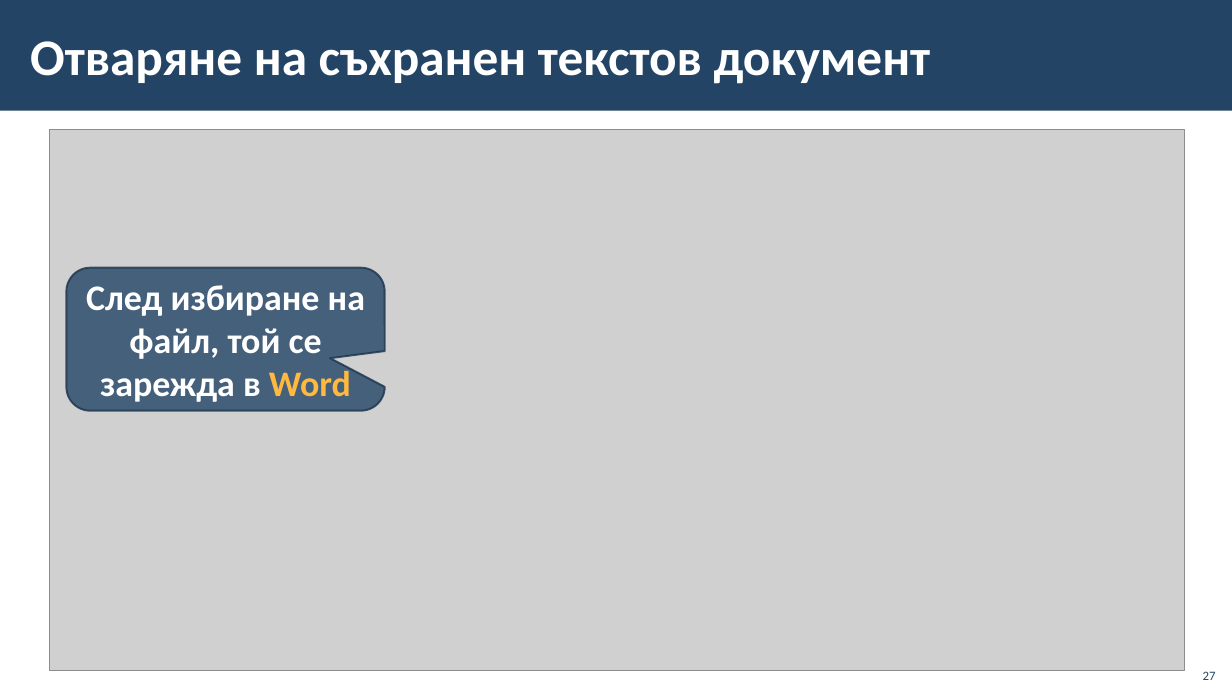
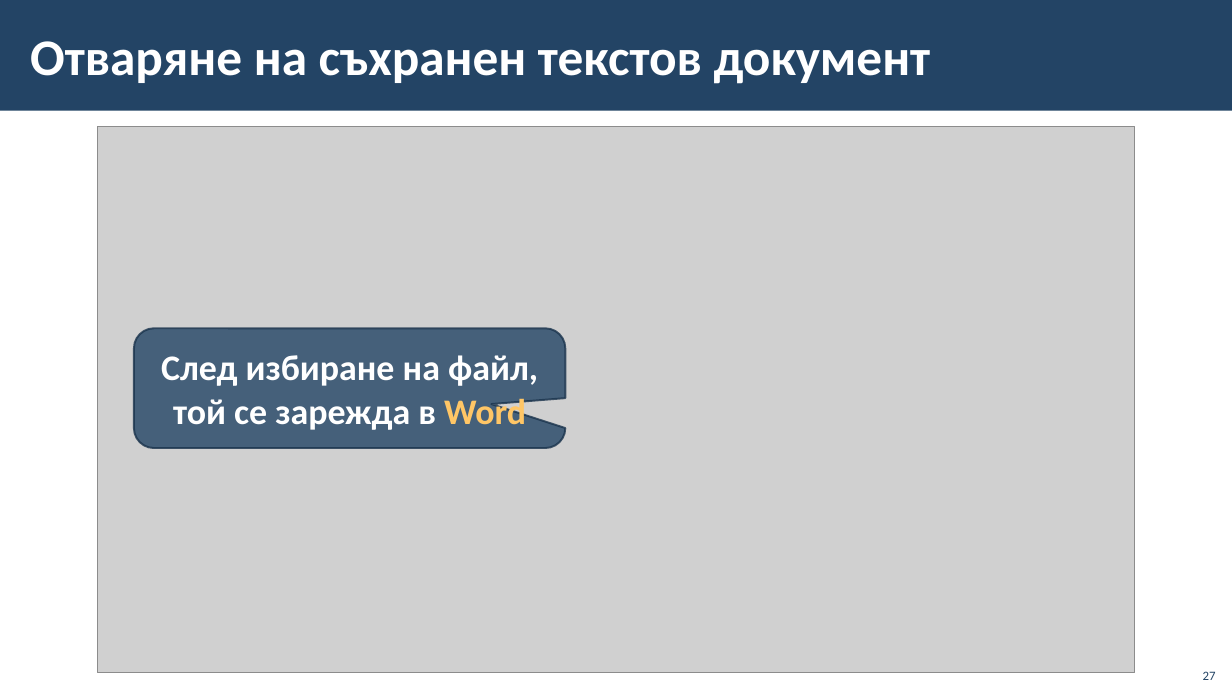
Before and after one commit to BG-IT-Edu/School-Programming, a slide deck: slide 27 of Courses/Computer-Modeling-and-IT/Computer-Modeling-and-IT-5-Class/22-Introduction-to-Text-Processing/22-Introduction-to-Text-Processing.pptx. Drawn at 1232x693 pixels with LibreOffice and Linux fonts; fonts in the diff are those of the drawing; grey boxes stand for pictures; background and template pictures are left out. Boxes give left, top, right and bottom in pixels: in the first picture for what was removed or moved away, otherwise in the second. Text is boxed around its words. In the diff, an @@ line names an element or a change of style, - is before the commit and + after.

```diff
--- a/Courses/Computer-Modeling-and-IT/Computer-Modeling-and-IT-5-Class/22-Introduction-to-Text-Processing/22-Introduction-to-Text-Processing.pptx
+++ b/Courses/Computer-Modeling-and-IT/Computer-Modeling-and-IT-5-Class/22-Introduction-to-Text-Processing/22-Introduction-to-Text-Processing.pptx
@@ picture: place and size @@
-picture at bbox=[50, 129, 1185, 670]
+picture at bbox=[97, 127, 1135, 674]
@@ rounded speech box "След избиране на файл, той ...": place and size @@
-rounded speech box "След избиране на файл, той ..." at bbox=[67, 268, 385, 411]
+rounded speech box "След избиране на файл, той ..." at bbox=[134, 328, 566, 448]
@@ rounded speech box "След избиране на файл, той ..." at bbox=[134, 328, 566, 448]: text colour #FFB840 to #FFC666 in "Word" @@
```
Also in this commit, not shown: 11 other slides changed.
